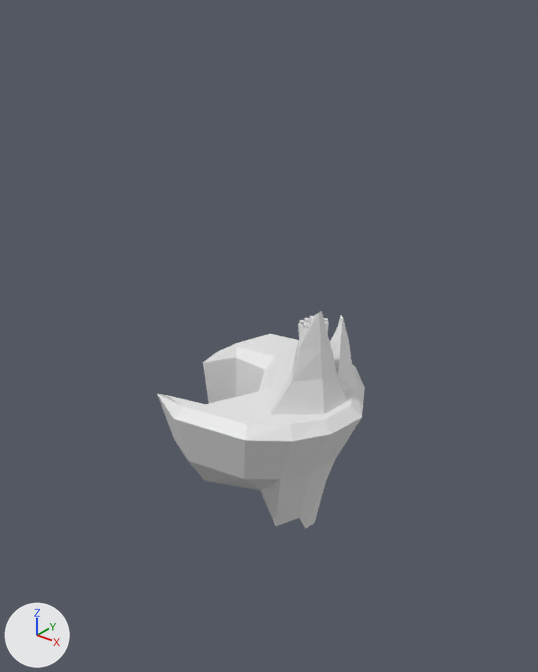
Before and after pictures for a commit that changed the Blender file Clicker/Assets/Models/Island/island.blend.
The view is the same before and after, from a 50 mm lens placed at (14.4, -18.5, 14.4), pointed at (-0.5, 0.2, 2.8). Lighting does not change. The marker at lower left points along +X, +Y and +Z.

Before the edit, the objects in view are built like this:
```python
me_cube_001 = bpy.data.meshes.new('Cube.001')
me_cube_001.from_pydata(...)  # 62 vertices, 69 faces; spans x -3.5..3.47, y -3.84..3.41, z -6.03..1.42
# faces by material slot: [27, 42]
me_cube_001.materials.append(mat_top)  # white #e7e7e7
me_cube_001.materials.append(mat_bottom)  # white #e7e7e7
me_cube_003 = bpy.data.meshes.new('Cube.003')
me_cube_003.from_pydata(...)  # 44 vertices, 42 faces; spans x 0.66..2.87, y -2.26..2.55, z 0.96..4.68
# faces by material slot: [24, 18]
me_cube_003.materials.append(mat_mountains)  # white #e7e7e7
me_cube_003.materials.append(mat_mountaintop)  # white #e7e7e7
ob_cube = bpy.data.objects.new('Cube', me_cube_001)
ob_cube.location = (0.0, 0.0, 0.0)
ob_cube_001 = bpy.data.objects.new('Cube.001', me_cube_003)
ob_cube_001.location = (0.0, 0.0, 0.0)
```
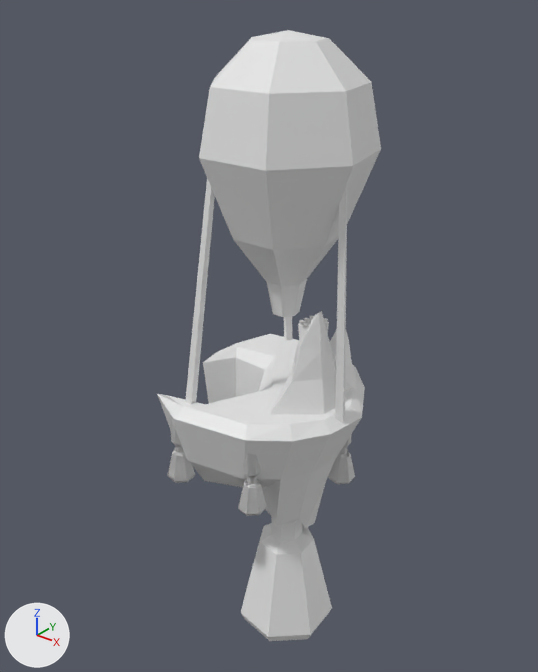
The edits, one by one:
Mesh me_cylinder_005 is new.
It has 245 vertices, 220 faces and spans x -3.45..3.02, y -3.69..3.17, z -2.08..0.69.
Mesh me_cylinder_004 is new.
It has 49 vertices, 44 faces and spans x -1.76..2.05, y -1.52..2.32, z -10.02..0.04.
Mesh me_cylinder_002 is new.
It has 67 vertices, 61 faces and spans x -2.5..3.26, y -3.17..3.02, z 1.0..12.97.
Object 'Cylinder.005' (ob_cylinder_005) is new; it shows me_cylinder_005.
Its location is (0.0, 0.0, 0.0).
Object 'Cylinder.004' (ob_cylinder_004) is new; it shows me_cylinder_004.
Its location is (0.0, 0.0, 0.0).
Object 'Cylinder.002' (ob_cylinder_002) is new; it shows me_cylinder_002.
Its location is (0.0, 0.0, 0.0).

Changed parts and their boxes (x1, y1, x2, y2) in the pictures (538 x 672 px):
'Cylinder.002', added
    after: (185, 30, 381, 424)
'Cylinder.004', added
    after: (241, 507, 332, 641)
'Cylinder.005', added
    after: (168, 418, 355, 516)
